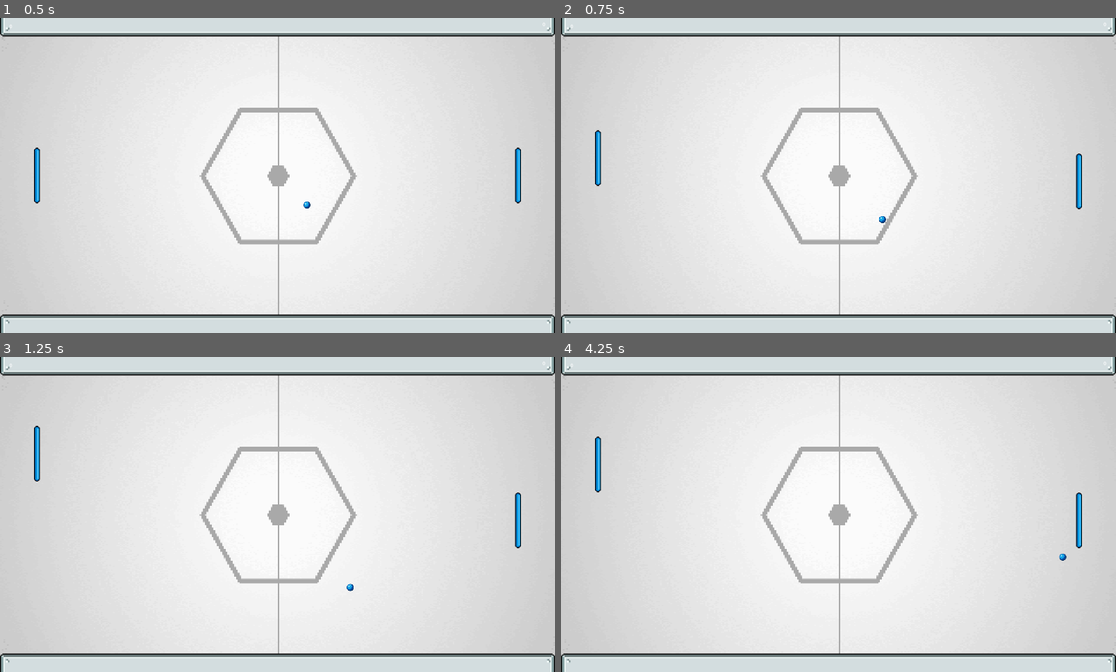
Above: before the commit, frames 1-4 (two rows, left to right).
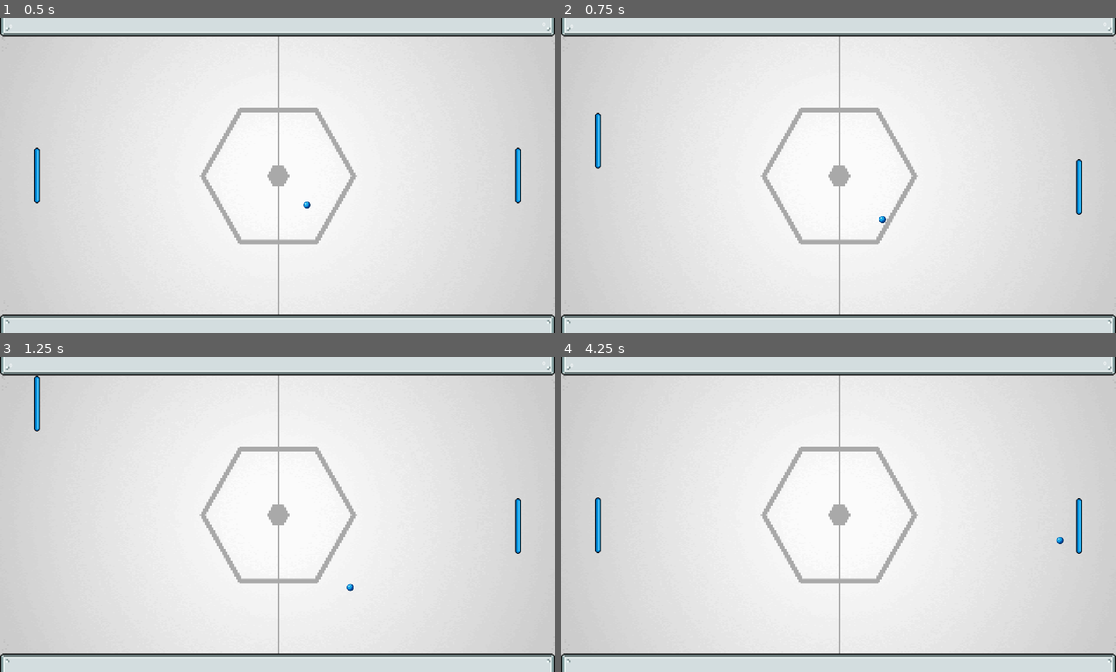
Above: after the commit, the same moments.

Repository: Tyralf/BoringPong2D_Godot
Game: Godot game, scene res://MainScene.tscn
Two runs of this game, one before a commit and one after it. Both use one fixed random seed, a clock stepped at 60 frames per second and the inputs below.
Inputs:
- Up to frame 1 (0.5 s): no input
- Up to frame 2 (0.75 s): tap Enter at 0.5 s; hold Z (Player_1_up) from 0.53 s (still down); tap Down (Player_2_down) at 0.6 s
- Up to frame 3 (1.25 s): keep holding Z (Player_1_up)
- Up to frame 4 (4.25 s): release Z (Player_1_up) at 1.28 s; hold S (Player_1_down) 1.28-2.03 s; tap Up (Player_2_up) at 1.35, 2.85 s; hold Z (Player_1_up) 2.03-3.53 s; tap Down (Player_2_down) at 2.1, 3.6 s; hold S (Player_1_down) from 3.53 s (still down)

Frame 1 is identical in both runs. In frame 2, 0.2% of the frame differs, in the area x 6-94%, y 30-63%; in frame 3, 0.4%; in frame 4, 0.5%, in the area x 6-94%, y 25-65%.

Commit message:
Correction du bug de collision entre les plateformes et la balle

Diff:
--- a/Scripts/Player_1.gd
+++ b/Scripts/Player_1.gd
@@ -1,7 +1,7 @@
 extends CharacterBody2D
 
 
-@export var SPEED = 300.0
+@export var SPEED = 10.0
 
 
 func _physics_process(delta):
@@ -14,4 +14,4 @@
 	else:
 		velocity.y = move_toward(velocity.y * delta, 0, SPEED)
 
-	move_and_slide()
+	move_and_collide(velocity)
--- a/Scripts/Player_2.gd
+++ b/Scripts/Player_2.gd
@@ -1,7 +1,7 @@
 extends CharacterBody2D
 
 
-@export var SPEED = 300.0
+@export var SPEED = 10.0
 
 
 func _physics_process(delta):
@@ -14,4 +14,4 @@
 	else:
 		velocity.y = move_toward(velocity.y * delta, 0, SPEED)
 
-	move_and_slide()
+	move_and_collide(velocity)
--- a/scenes/Player_2.tscn
+++ b/scenes/Player_2.tscn
@@ -4,7 +4,7 @@
 [ext_resource type="Texture2D" uid="uid://c1rlxg034d22u" path="res://Sprites/PlayerPlateau_1.png" id="2_5pu2c"]
 
 [sub_resource type="CapsuleShape2D" id="CapsuleShape2D_2tmpo"]
-height = 192.0
+height = 188.0
 
 [node name="Player_2" type="CharacterBody2D"]
 script = ExtResource("1_uwols")
@@ -18,3 +18,4 @@
 [node name="CollisionShape2D" type="CollisionShape2D" parent="."]
 position = Vector2(1856, 545)
 shape = SubResource("CapsuleShape2D_2tmpo")
+one_way_collision_margin = 0.0
